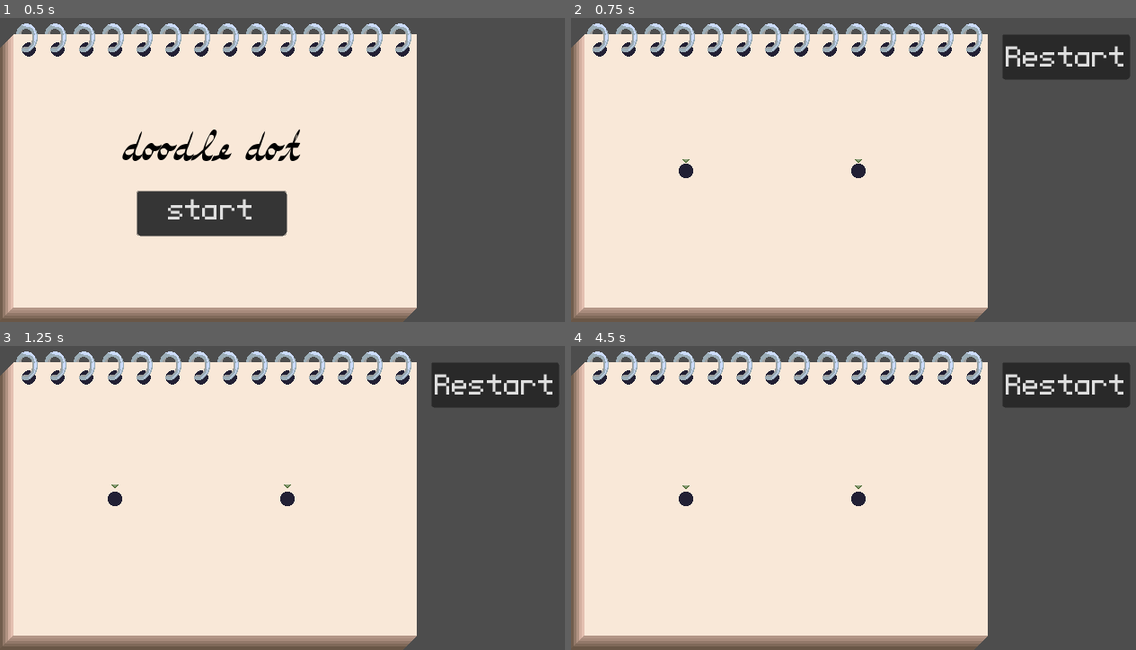
Above: before the commit, frames 1-4 (two rows, left to right).
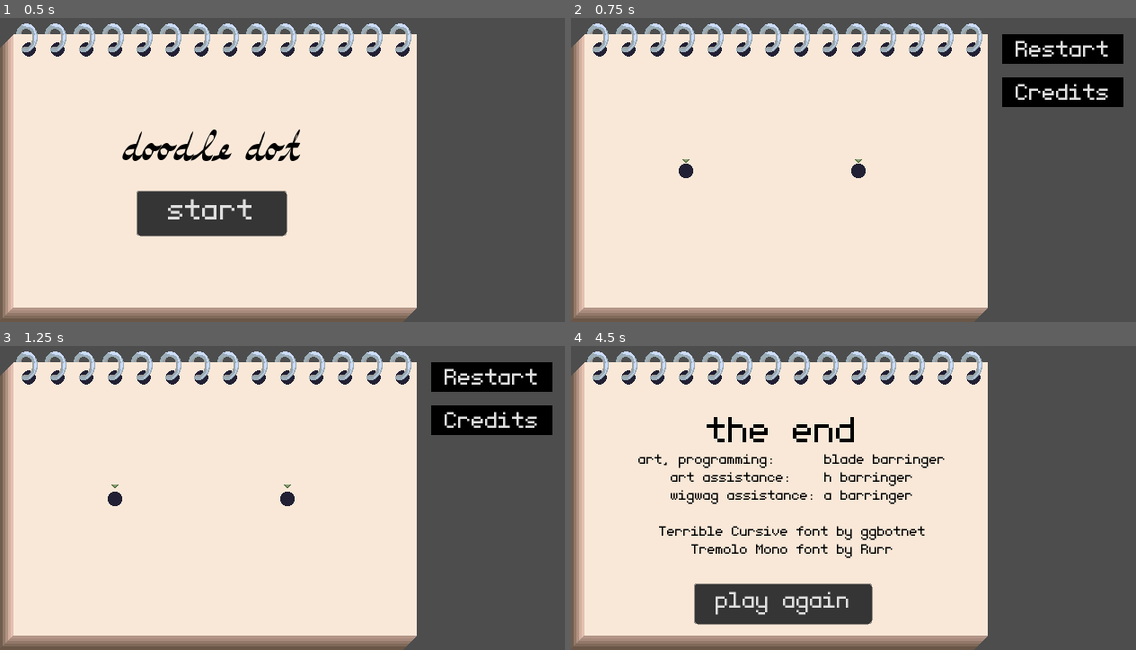
Above: after the commit, the same moments.

Repository: crookedneighbor/drawing-connection
Game: Godot game, scene res://main.tscn
Same seed, same stepped clock (60 frames per second), same inputs: the game is played once before the commit and once after it.
Inputs (mouse positions are in pixels of both pictures, inside the frame that each line leads up to):
- Up to frame 1 (0.5 s): no input
- Up to frame 2 (0.75 s): click "start" at 0.5 s
- Up to frame 3 (1.25 s): no input
- Up to frame 4 (4.5 s): click "Restart" at 1.25 s; click (1068, 385) at 2 s, where only the run before the commit has a clickable "Restart"; click (1068, 385) at 2.75 s, where only the run before the commit has a clickable "Restart"; click (780, 540) at 3.5 s, where only the run after the commit has a clickable "start"; click (1062, 418) at 4.25 s, where only the run after the commit has a clickable "Credits"

Frame 1 is identical in both runs. In frame 2, 5.3% of the frame differs, in the area x 76-99%, y 5-30%; in frame 3, 5.3%; in frame 4, 11%, in the area x 11-99%, y 5-92%.

Commit message:
feat: refine controls

Diff:
--- a/levels/level.gd
+++ b/levels/level.gd
@@ -19,7 +19,6 @@
 	pencil.released.connect(_on_released)
 	connector_dot_manager.started.connect(_on_start)
 	connector_dot_manager.win.connect(_on_win)
-	controls.restart.connect(_on_restart)
 
 	_connect_obstacles(get_children())
 
@@ -59,6 +58,3 @@
 	print("TODO - load win screen")
 	if next_level:
 		get_tree().change_scene_to_file(next_level)
-
-func _on_restart() -> void:
-	restart()
--- a/tools/controls/controls.gd
+++ b/tools/controls/controls.gd
@@ -1,11 +1,14 @@
 class_name Controls extends CanvasGroup
 
-signal restart
-
 @onready var restart_button: Button = $Restart
+@onready var credits: Button = $Credits
 
 func _ready() -> void:
 	restart_button.button_down.connect(_on_restart_pressed)
+	credits.button_down.connect(_on_credits_pressed)
 
 func _on_restart_pressed() -> void:
-	restart.emit()
+	get_tree().change_scene_to_file("res://main.tscn")
+
+func _on_credits_pressed() -> void:
+	get_tree().change_scene_to_file("res://the_end.tscn")
--- a/tools/controls/controls.tscn
+++ b/tools/controls/controls.tscn
@@ -2,6 +2,11 @@
 
 [ext_resource type="Script" uid="uid://0d887a5nkwio" path="res://tools/controls/controls.gd" id="1_82x20"]
 [ext_resource type="Theme" uid="uid://cf6fwwkqh1ya6" path="res://fonts/base_theme.tres" id="2_s2kuw"]
+
+[sub_resource type="StyleBoxFlat" id="StyleBoxFlat_s2kuw"]
+content_margin_left = 15.0
+content_margin_right = 15.0
+bg_color = Color(0, 0, 0, 1)
 
 [node name="Controls" type="CanvasGroup" unique_id=84583839]
 script = ExtResource("1_82x20")
@@ -10,5 +15,15 @@
 offset_right = 8.0
 offset_bottom = 8.0
 theme = ExtResource("2_s2kuw")
-theme_override_font_sizes/font_size = 32
+theme_override_font_sizes/font_size = 25
+theme_override_styles/normal = SubResource("StyleBoxFlat_s2kuw")
 text = "Restart"
+
+[node name="Credits" type="Button" parent="." unique_id=737901471]
+offset_top = 48.0
+offset_right = 135.0
+offset_bottom = 81.0
+theme = ExtResource("2_s2kuw")
+theme_override_font_sizes/font_size = 25
+theme_override_styles/normal = SubResource("StyleBoxFlat_s2kuw")
+text = "Credits"
